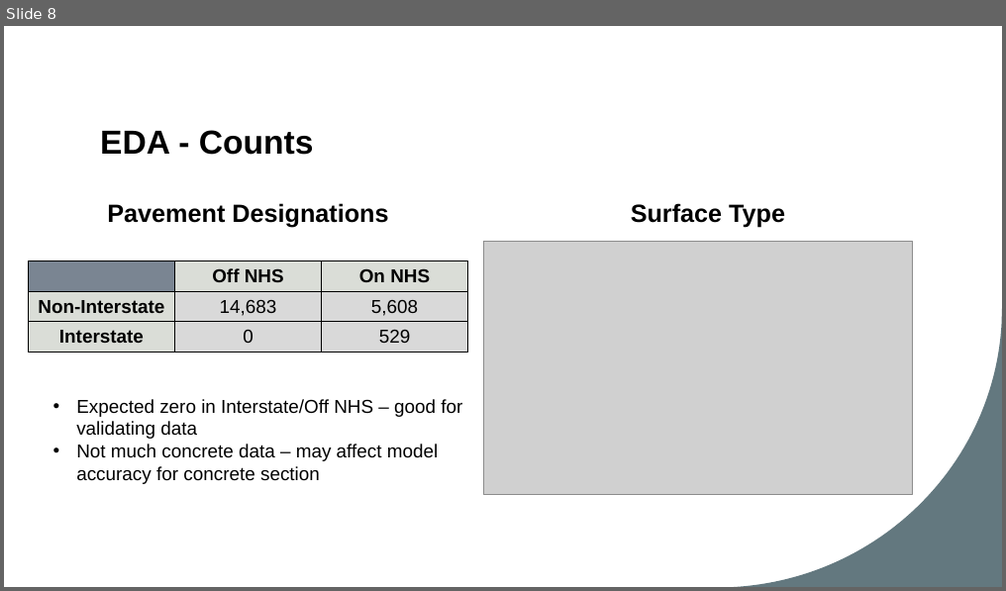
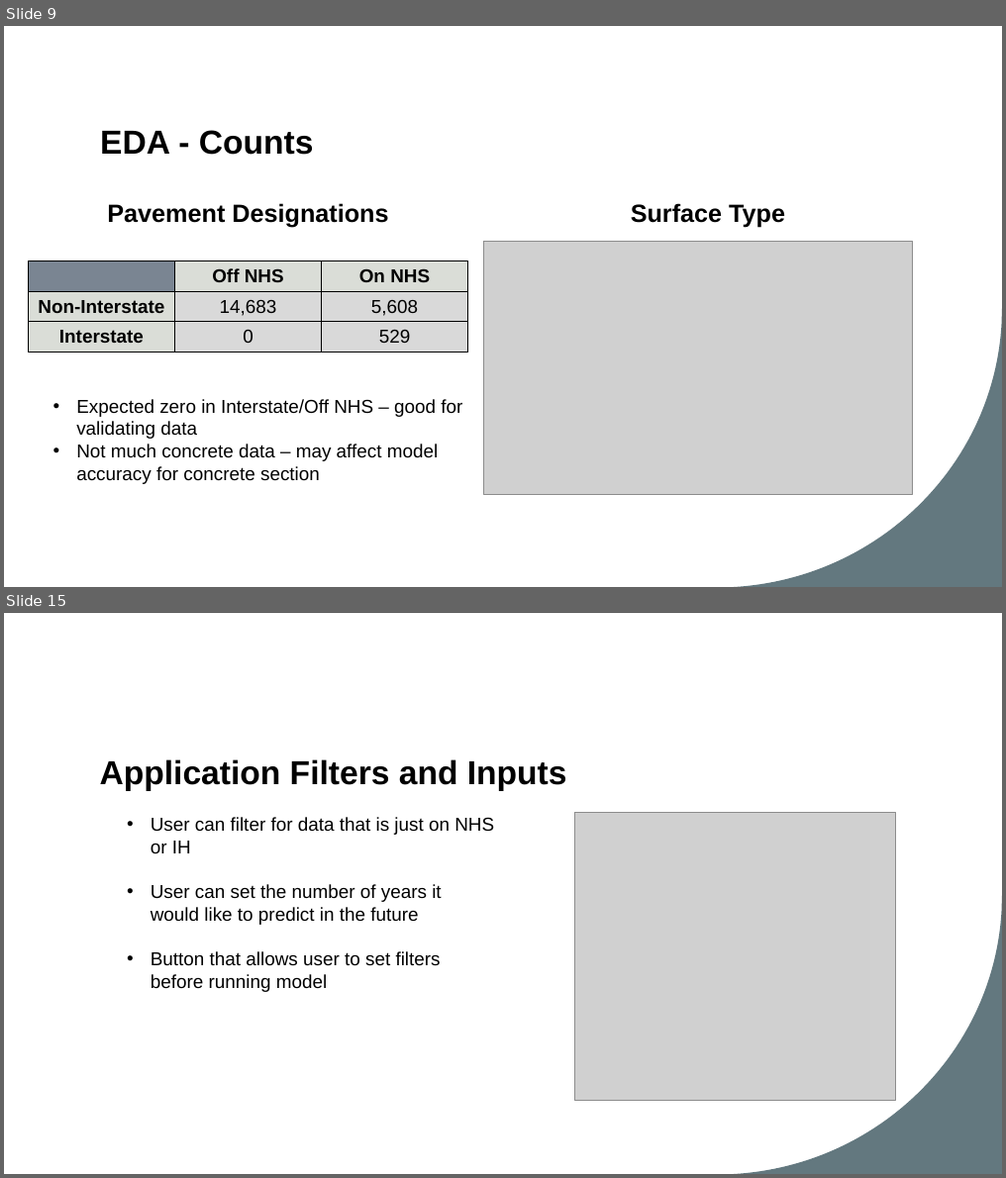
Before and after one commit to ConnorBruce/UMBC-DATA606-Capstone, a slide deck: docs/DS_Capstone_Final_Presentation_Connor_Bruce.pptx. Shown one above the other, each under a label of ours: slide 8 before the commit, slides 9 and 15 after it; the slides between them are not shown. The pictures are 1006x591 and 1006x1178 pixels, drawn with LibreOffice and Linux fonts; fonts in the diff are those of the drawing; grey boxes stand for pictures. Boxes give left, top, right and bottom in pixels: in the first picture for what was removed or moved away, otherwise in the second. Text is boxed around its words. In the diff, an @@ line names an element or a change of style, - is before the commit and + after.

```diff
--- a/docs/DS_Capstone_Final_Presentation_Connor_Bruce.pptx
+++ b/docs/DS_Capstone_Final_Presentation_Connor_Bruce.pptx
@@ slide 15 added at (4, 613, 1002, 1174), background #FFFFFF; not listed: 1 template element that a slide beside it also shows @@
@@ title added at (100, 760, 567, 791), 32 pt, text #000000, bold @@
+Application Filters and Inputs
@@ text added at (151, 817, 494, 992), 18 pt, text #000000 @@
+• User can filter for data that is just on NHS or IH
+• User can set the number of years it would like to predict in the future
+• Button that allows user to set filters before running model
@@ picture added at (574, 813, 896, 1100) @@
@@ what was slide 8 is now slide 9 @@
```
Also in this commit, not shown: 2 slides changed, 11 other slides added, 5 other files.
